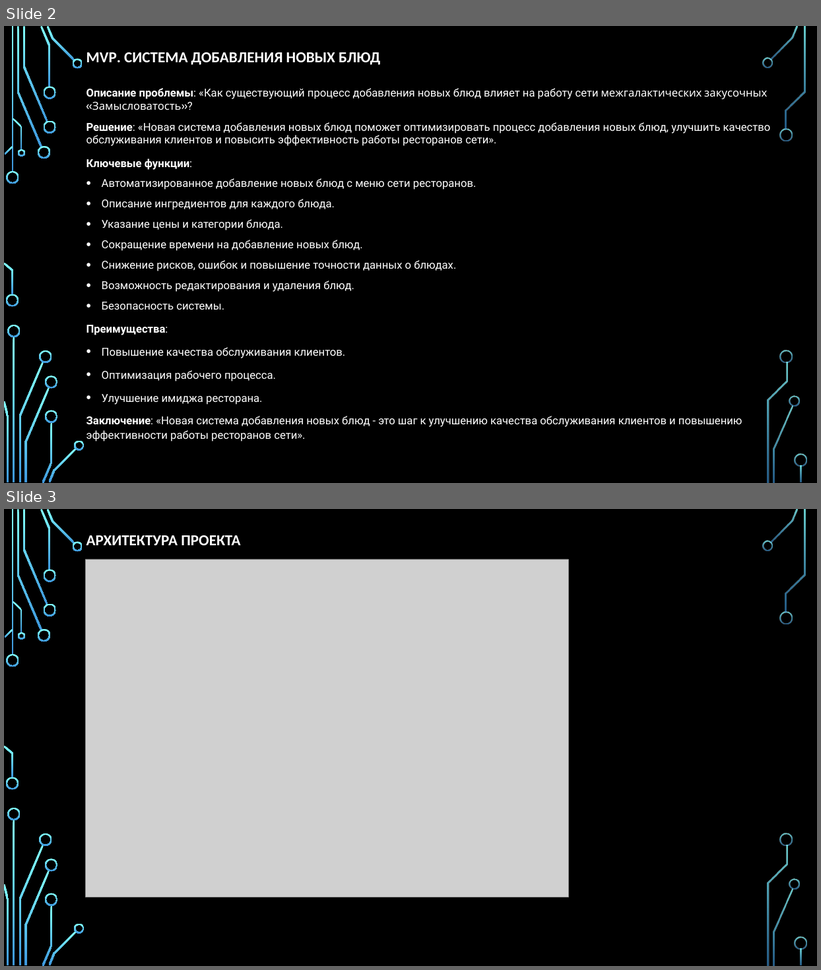
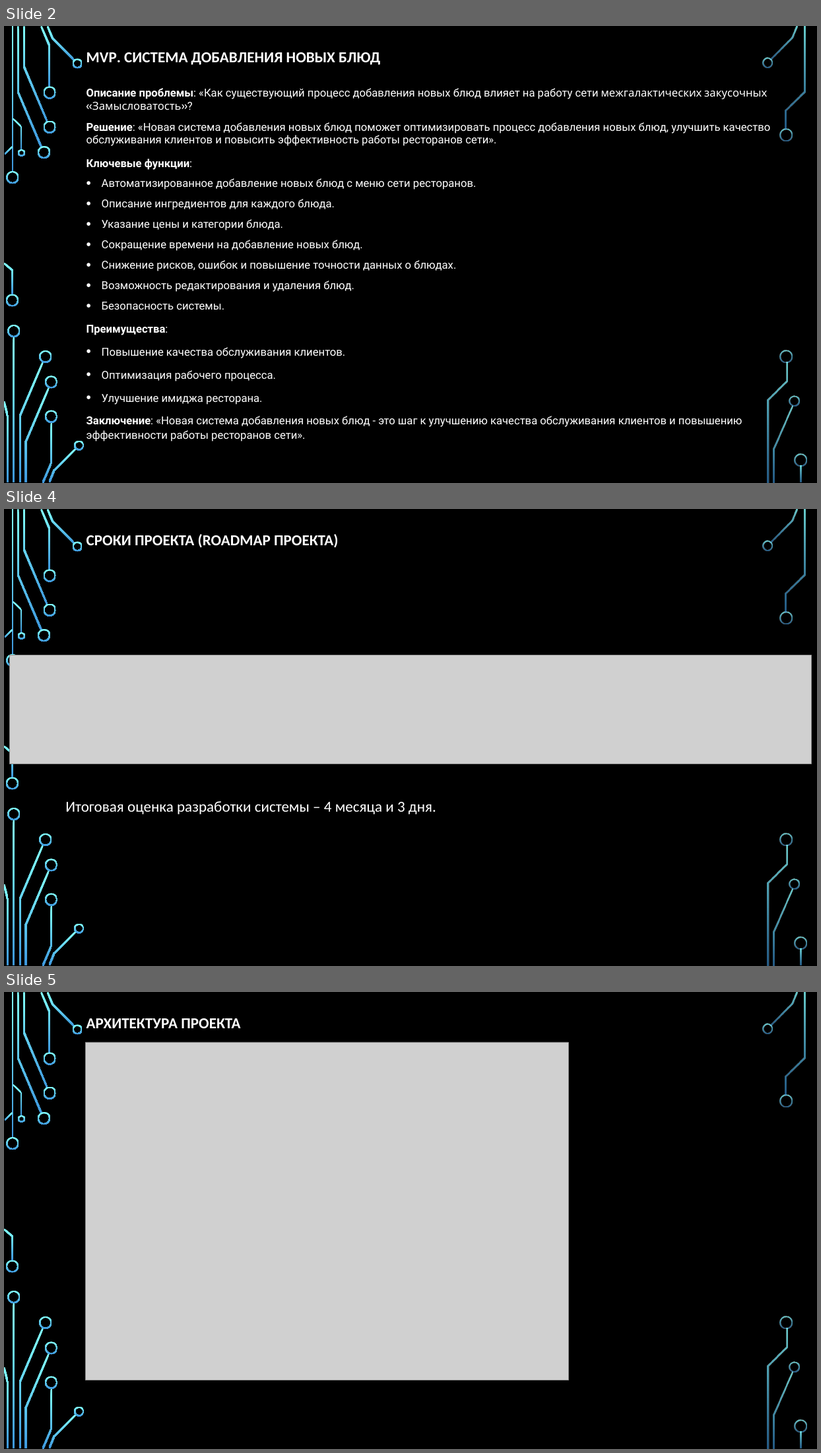
Before and after one commit to sMasteR19/-project_work_yakushev, a slide deck: Презентация по проектной работе.pptx. Shown one above the other, each under a label of ours: slides 2 and 3 before the commit, slides 2, 4 and 5 after it; the slides between them are not shown. The pictures are 821x970 and 821x1453 pixels, drawn with LibreOffice and Linux fonts; fonts in the diff are those of the drawing; grey boxes stand for pictures; background and template pictures are left out. Boxes give left, top, right and bottom in pixels: in the first picture for what was removed or moved away, otherwise in the second. Text is boxed around its words. In the diff, an @@ line names an element or a change of style, - is before the commit and + after.

```diff
--- a/Презентация по проектной работе.pptx
+++ b/Презентация по проектной работе.pptx
@@ slide 4 added at (4,509,817,966), background picture (left out); not listed: 36 template elements that a slide beside it also shows @@
@@ title added at (86,534,338,548), 18 pt, text #FFFFFF, bold @@
+СРОКИ ПРОЕКТА (ROADMAP ПРОЕКТА)
@@ picture added at (10,655,812,764) @@
@@ text added at (65,801,436,815), 18 pt, text #FFFFFF @@
+Итоговая оценка разработки системы – 4 месяца и 3 дня.
@@ what was slide 3 is now slide 5 @@
```
Also in this commit, not shown: 2 slides changed, 1 other slide added.
